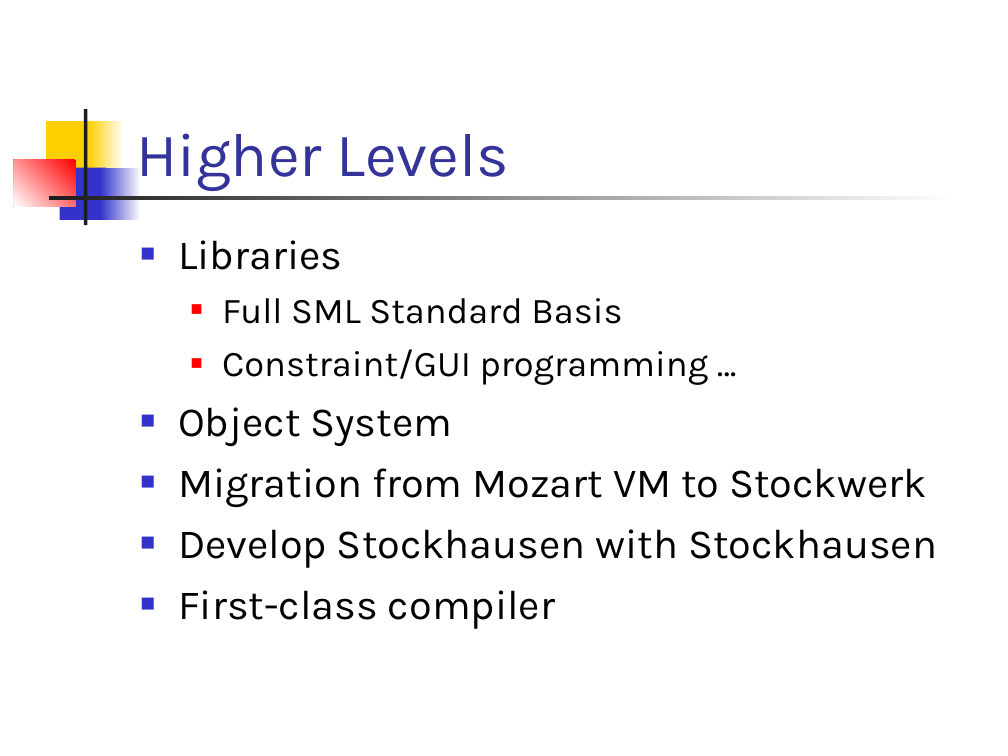
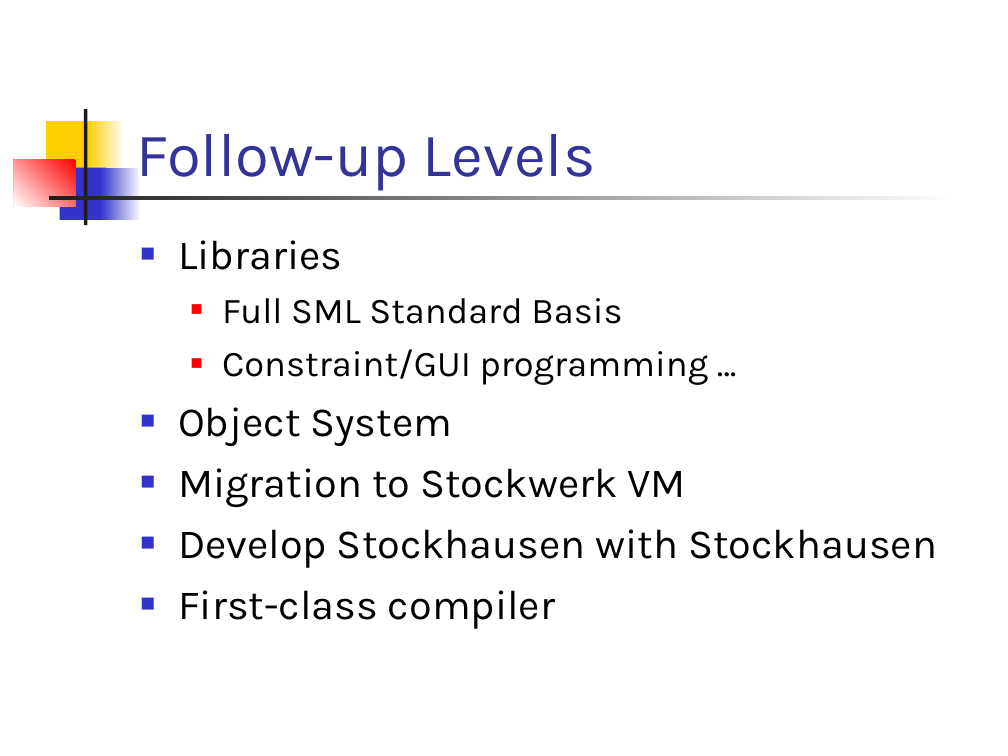
Before and after one commit to doublec/aliceml-abandoned, a slide deck: slide 10 of doc/presentations/progress19990916.ppt. Drawn at 1008x756 pixels with LibreOffice and Linux fonts; fonts in the diff are those of the drawing. Boxes give left, top, right and bottom in pixels: in the first picture for what was removed or moved away, otherwise in the second. Text is boxed around its words. In the diff, an @@ line names an element or a change of style, - is before the commit and + after.

```diff
--- a/doc/presentations/progress19990916.ppt
+++ b/doc/presentations/progress19990916.ppt
@@ title at bbox=[137, 134, 595, 191]: text changed @@
-Higher Levels
+Follow-up Levels
@@ text at bbox=[178, 468, 686, 508]: text changed @@
-■ Migration from Mozart VM to Stockwerk
+■ Migration to Stockwerk VM
```
Also in this commit, not shown: 5 other slides changed.
